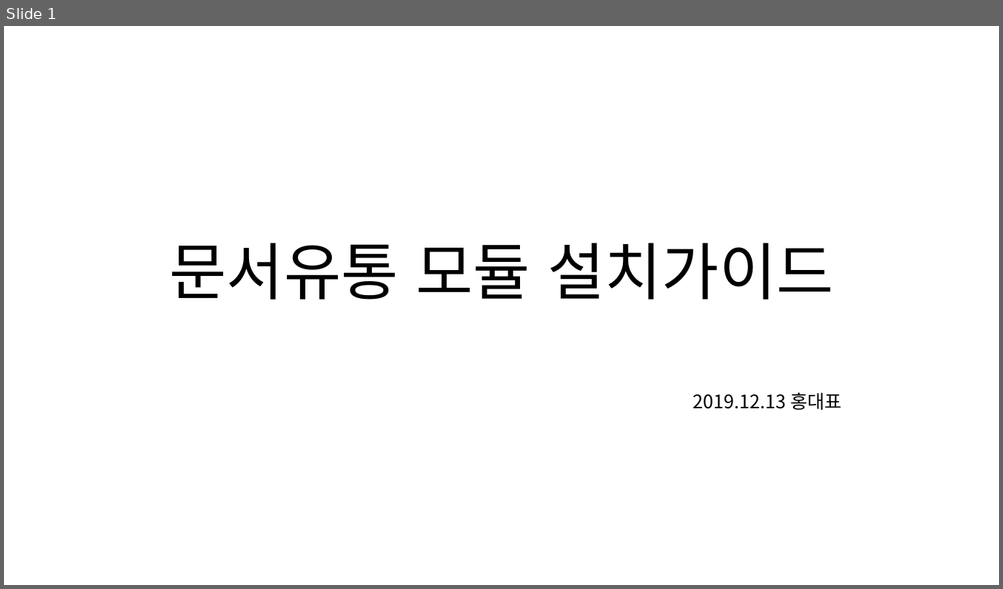
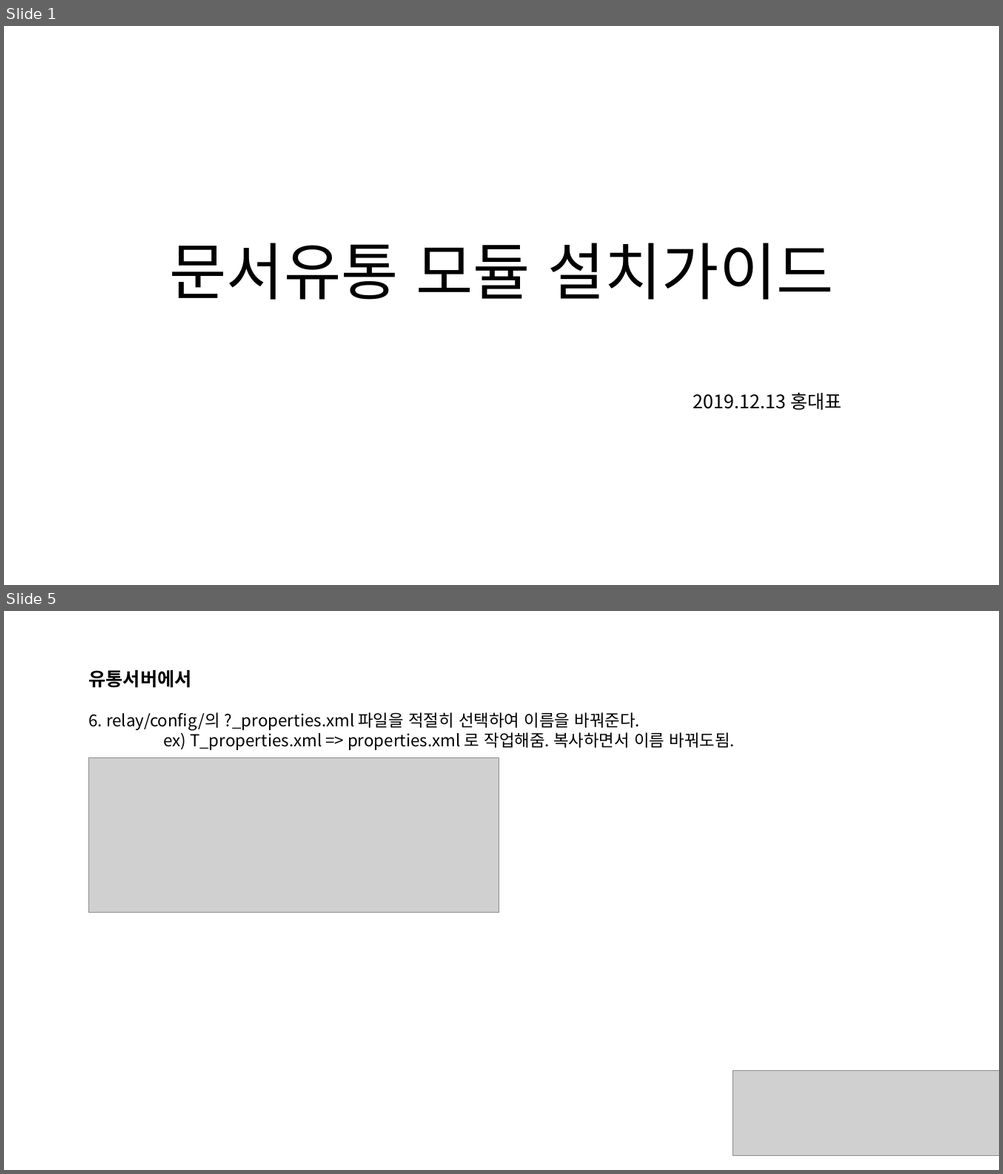
Before and after one commit to Shim8934/refactor_ezFlow4Java, a slide deck: docs/tech/ezApprovalG/문서유통 설치/문서유통 모듈 설치가이드.pptx. Shown one above the other, each under a label of ours: slide 1 before the commit, slides 1 and 5 after it; the slides between them are not shown. The pictures are 1003x589 and 1003x1174 pixels, drawn with LibreOffice and Linux fonts; fonts in the diff are those of the drawing; grey boxes stand for pictures. Boxes give left, top, right and bottom in pixels: in the first picture for what was removed or moved away, otherwise in the second. Text is boxed around its words. In the diff, an @@ line names an element or a change of style, - is before the commit and + after.

Commit message:
문서유통 설치가이드 수정.

```diff
--- a/docs/tech/ezApprovalG/문서유통 설치/문서유통 모듈 설치가이드.pptx
+++ b/docs/tech/ezApprovalG/문서유통 설치/문서유통 모듈 설치가이드.pptx
@@ slide 5 added at (4, 611, 999, 1170), background #FFFFFF @@
@@ text added at (88, 670, 734, 750), 16 pt, text #000000 @@
+유통서버에서
+6. relay/config/의 ?_properties.xml 파일을 적절히 선택하여 이름을 바꿔준다.
+ex) T_properties.xml => properties.xml 로 작업해줌. 복사하면서 이름 바꿔도됨.
@@ picture added at (88, 758, 498, 912) @@
@@ picture added at (733, 1071, 999, 1156) @@
```
Also in this commit, not shown: 5 slides changed, 6 other slides added.
